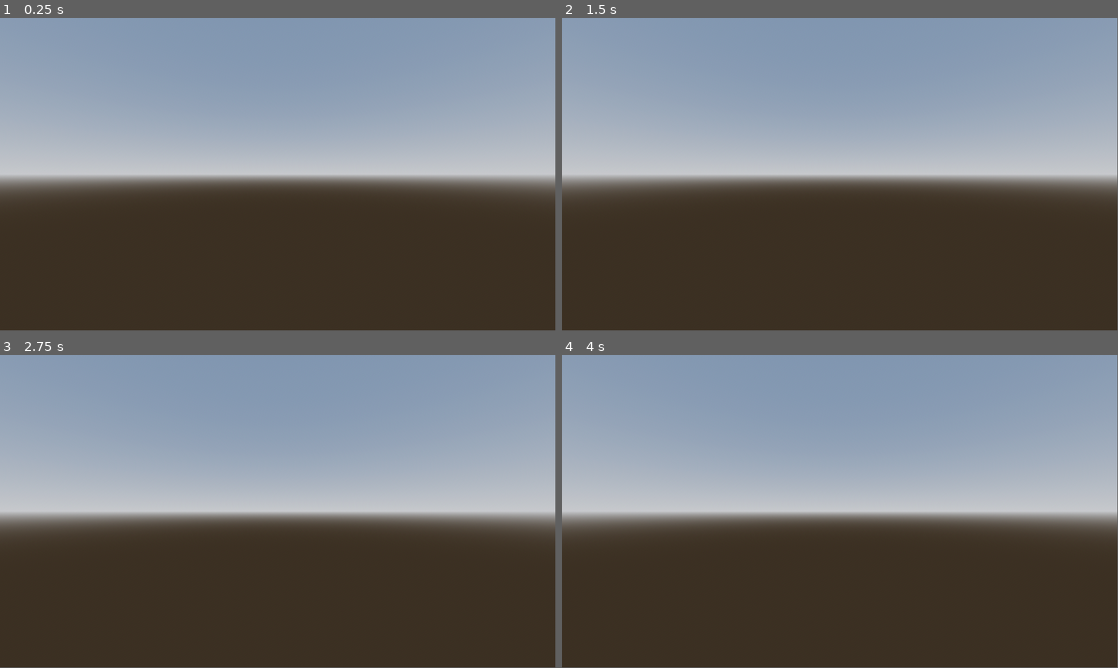
Above: before the commit, frames 1-4 (two rows, left to right).
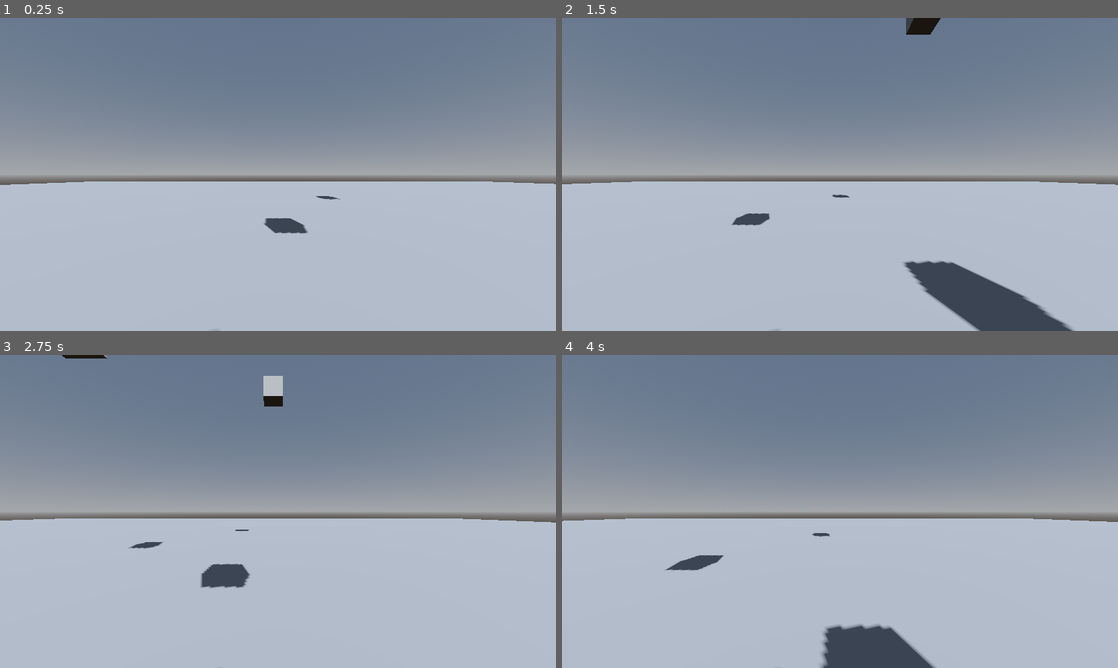
Above: after the commit, the same moments.

Repository: joeyvongphasouk/577-course-project
Game: Godot game, scene res://scenes/tutorial_level.tscn
Same seed, same stepped clock (60 frames per second), same inputs: the game is played once before the commit and once after it. Before the commit the project starts from res://scenes/game.tscn.
Inputs:
- Up to frame 1 (0.25 s): no input
- Up to frame 2 (1.5 s): tap Enter (ui_accept) at 0.5, 0.6, 0.77, 1.07, 1.35 s; hold D (move_right, bound only after the commit) 0.53-1.28 s; hold S (move_back, bound only after the commit) from 1.28 s (still down)
- Up to frame 3 (2.75 s): tap Enter (ui_accept) at 1.52, 1.82, 2.1 s; release S (move_back, bound only after the commit) at 2.03 s; hold D (move_right, bound only after the commit) from 2.03 s (still down)
- Up to frame 4 (4 s): release D (move_right, bound only after the commit) at 2.78 s; hold W (move_forward, bound only after the commit) 2.78-3.53 s; tap Enter (ui_accept) at 2.85, 3.02, 3.32, 3.6, 3.77 s; hold A (move_left, bound only after the commit) from 3.53 s (still down)
The window is 799x449 before the commit and 800x450 after it. Grey fills any space a smaller window leaves; there, only what the larger window draws over its background counts as a difference.

The runs differ from the first frame. In frame 1, 100% of the frame differs, in the area x 0-100%, y 0-100%; in frame 2, 100%; in frame 3, 100%; in frame 4, 100%.

Commit message:
added basic player movement

Diff:
--- a/project.godot
+++ b/project.godot
@@ -10,7 +10,40 @@
 
 [application]
 
-config/name="New Game Project"
-run/main_scene="res://scenes/game.tscn"
+config/name="Mandira"
+run/main_scene="res://scenes/tutorial_level.tscn"
 config/features=PackedStringArray("4.3", "Forward Plus")
 config/icon="res://icon.svg"
+
+[display]
+
+window/size/viewport_width=1280
+window/size/viewport_height=720
+
+[input]
+
+move_left={
+"deadzone": 0.5,
+"events": [Object(InputEventKey,"resource_local_to_scene":false,"resource_name":"","device":-1,"window_id":0,"alt_pressed":false,"shift_pressed":false,"ctrl_pressed":false,"meta_pressed":false,"pressed":false,"keycode":0,"physical_keycode":65,"key_label":0,"unicode":97,"location":0,"echo":false,"script":null)
+]
+}
+move_right={
+"deadzone": 0.5,
+"events": [Object(InputEventKey,"resource_local_to_scene":false,"resource_name":"","device":-1,"window_id":0,"alt_pressed":false,"shift_pressed":false,"ctrl_pressed":false,"meta_pressed":false,"pressed":false,"keycode":0,"physical_keycode":68,"key_label":0,"unicode":100,"location":0,"echo":false,"script":null)
+]
+}
+move_forward={
+"deadzone": 0.5,
+"events": [Object(InputEventKey,"resource_local_to_scene":false,"resource_name":"","device":-1,"window_id":0,"alt_pressed":false,"shift_pressed":false,"ctrl_pressed":false,"meta_pressed":false,"pressed":false,"keycode":0,"physical_keycode":87,"key_label":0,"unicode":119,"location":0,"echo":false,"script":null)
+]
+}
+move_back={
+"deadzone": 0.5,
+"events": [Object(InputEventKey,"resource_local_to_scene":false,"resource_name":"","device":-1,"window_id":0,"alt_pressed":false,"shift_pressed":false,"ctrl_pressed":false,"meta_pressed":false,"pressed":false,"keycode":0,"physical_keycode":83,"key_label":0,"unicode":115,"location":0,"echo":false,"script":null)
+]
+}
+jump={
+"deadzone": 0.5,
+"events": [Object(InputEventKey,"resource_local_to_scene":false,"resource_name":"","device":-1,"window_id":0,"alt_pressed":false,"shift_pressed":false,"ctrl_pressed":false,"meta_pressed":false,"pressed":false,"keycode":0,"physical_keycode":32,"key_label":0,"unicode":32,"location":0,"echo":false,"script":null)
+]
+}
--- /dev/null
+++ b/scenes/player.tscn
@@ -0,0 +1,26 @@
+[gd_scene load_steps=5 format=3 uid="uid://dkdw4ky2ef0l0"]
+
+[ext_resource type="Script" path="res://scripts/player.gd" id="1_rjqoc"]
+
+[sub_resource type="CapsuleShape3D" id="CapsuleShape3D_smimx"]
+
+[sub_resource type="StandardMaterial3D" id="StandardMaterial3D_nojab"]
+albedo_color = Color(0.970914, 0.648139, 0.111778, 1)
+
+[sub_resource type="CapsuleMesh" id="CapsuleMesh_5vhxq"]
+
+[node name="Player" type="CharacterBody3D"]
+transform = Transform3D(1, 0, 0, 0, 1, 0, 0, 0, 1, 0, 1.02108, 0)
+script = ExtResource("1_rjqoc")
+
+[node name="Pivot" type="Node3D" parent="."]
+
+[node name="CollisionShape3D" type="CollisionShape3D" parent="."]
+shape = SubResource("CapsuleShape3D_smimx")
+
+[node name="MeshInstance3D" type="MeshInstance3D" parent="."]
+material_override = SubResource("StandardMaterial3D_nojab")
+mesh = SubResource("CapsuleMesh_5vhxq")
+
+[node name="Camera3D" type="Camera3D" parent="."]
+transform = Transform3D(1, 0, 0, 0, 1, 0, 0, 0, 1, 0, 0.786717, 0)
--- /dev/null
+++ b/scenes/tutorial_level.tscn
@@ -0,0 +1,73 @@
+[gd_scene load_steps=9 format=3 uid="uid://dy4fgvyaugnii"]
+
+[ext_resource type="PackedScene" uid="uid://dkdw4ky2ef0l0" path="res://scenes/player.tscn" id="1_lu55d"]
+
+[sub_resource type="WorldBoundaryShape3D" id="WorldBoundaryShape3D_ytjev"]
+
+[sub_resource type="PlaneMesh" id="PlaneMesh_mcgwk"]
+size = Vector2(100, 100)
+
+[sub_resource type="BoxMesh" id="BoxMesh_vqbha"]
+
+[sub_resource type="ConcavePolygonShape3D" id="ConcavePolygonShape3D_iux7c"]
+data = PackedVector3Array(-0.5, 0.5, 0.5, 0.5, 0.5, 0.5, -0.5, -0.5, 0.5, 0.5, 0.5, 0.5, 0.5, -0.5, 0.5, -0.5, -0.5, 0.5, 0.5, 0.5, -0.5, -0.5, 0.5, -0.5, 0.5, -0.5, -0.5, -0.5, 0.5, -0.5, -0.5, -0.5, -0.5, 0.5, -0.5, -0.5, 0.5, 0.5, 0.5, 0.5, 0.5, -0.5, 0.5, -0.5, 0.5, 0.5, 0.5, -0.5, 0.5, -0.5, -0.5, 0.5, -0.5, 0.5, -0.5, 0.5, -0.5, -0.5, 0.5, 0.5, -0.5, -0.5, -0.5, -0.5, 0.5, 0.5, -0.5, -0.5, 0.5, -0.5, -0.5, -0.5, 0.5, 0.5, 0.5, -0.5, 0.5, 0.5, 0.5, 0.5, -0.5, -0.5, 0.5, 0.5, -0.5, 0.5, -0.5, 0.5, 0.5, -0.5, -0.5, -0.5, 0.5, 0.5, -0.5, 0.5, -0.5, -0.5, -0.5, 0.5, -0.5, 0.5, 0.5, -0.5, -0.5, -0.5, -0.5, -0.5)
+
+[sub_resource type="ProceduralSkyMaterial" id="ProceduralSkyMaterial_stf88"]
+
+[sub_resource type="Sky" id="Sky_8o5xr"]
+sky_material = SubResource("ProceduralSkyMaterial_stf88")
+
+[sub_resource type="Environment" id="Environment_vl41q"]
+background_mode = 2
+sky = SubResource("Sky_8o5xr")
+ambient_light_color = Color(0.76662, 0.76662, 0.76662, 1)
+
+[node name="Tutorial_Level" type="Node3D"]
+
+[node name="DirectionalLight3D" type="DirectionalLight3D" parent="."]
+transform = Transform3D(0.939693, -0.219846, 0.262003, 3.58692e-08, 0.766044, 0.642788, -0.34202, -0.604023, 0.719846, 0, 16.8921, 0)
+shadow_enabled = true
+
+[node name="Ground" type="StaticBody3D" parent="."]
+
+[node name="CollisionShape3D" type="CollisionShape3D" parent="Ground"]
+shape = SubResource("WorldBoundaryShape3D_ytjev")
+
+[node name="MeshInstance3D" type="MeshInstance3D" parent="Ground"]
+mesh = SubResource("PlaneMesh_mcgwk")
+
+[node name="StaticBody3D" type="StaticBody3D" parent="."]
+transform = Transform3D(1, 0, 0, 0, 1, 0, 0, 0, 1, 0, 6, 0)
+
+[node name="MeshInstance3D" type="MeshInstance3D" parent="StaticBody3D"]
+mesh = SubResource("BoxMesh_vqbha")
+
+[node name="CollisionShape3D" type="CollisionShape3D" parent="StaticBody3D"]
+shape = SubResource("ConcavePolygonShape3D_iux7c")
+
+[node name="StaticBody3D2" type="StaticBody3D" parent="."]
+transform = Transform3D(1, 0, 0, 0, 1, 0, 0, 0, 1, 5.7, 6.4, 5.6)
+
+[node name="MeshInstance3D" type="MeshInstance3D" parent="StaticBody3D2"]
+mesh = SubResource("BoxMesh_vqbha")
+
+[node name="CollisionShape3D" type="CollisionShape3D" parent="StaticBody3D2"]
+shape = SubResource("ConcavePolygonShape3D_iux7c")
+
+[node name="StaticBody3D3" type="StaticBody3D" parent="."]
+transform = Transform3D(1, 0, 0, 0, 1, 0, 0, 0, 1, 4.4, 8.1, -6.3)
+
+[node name="MeshInstance3D" type="MeshInstance3D" parent="StaticBody3D3"]
+mesh = SubResource("BoxMesh_vqbha")
+
+[node name="CollisionShape3D" type="CollisionShape3D" parent="StaticBody3D3"]
+shape = SubResource("ConcavePolygonShape3D_iux7c")
+
+[node name="WorldEnvironment" type="WorldEnvironment" parent="."]
+environment = SubResource("Environment_vl41q")
+
+[node name="RigidBody3D" type="RigidBody3D" parent="."]
+transform = Transform3D(1, 0, 0, 0, 1, 0, 0, 0, 1, 0, 2.44563, 0)
+
+[node name="Player" parent="." instance=ExtResource("1_lu55d")]
+transform = Transform3D(1, 0, 0, 0, 1, 0, 0, 0, 1, -2.6, 1.02108, 0.7)
--- /dev/null
+++ b/scripts/player.gd
@@ -0,0 +1,28 @@
+extends CharacterBody3D
+
+
+const SPEED = 5.0
+const JUMP_VELOCITY = 4.5
+
+
+func _physics_process(delta: float) -> void:
+	# Add the gravity.
+	if not is_on_floor():
+		velocity += get_gravity() * delta
+
+	# Handle jump.
+	if Input.is_action_just_pressed("ui_accept") and is_on_floor():
+		velocity.y = JUMP_VELOCITY
+
+	# Get the input direction and handle the movement/deceleration.
+	# As good practice, you should replace UI actions with custom gameplay actions.
+	var input_dir := Input.get_vector("move_left", "move_right", "move_forward", "move_back")
+	var direction := (transform.basis * Vector3(input_dir.x, 0, input_dir.y)).normalized()
+	if direction:
+		velocity.x = direction.x * SPEED
+		velocity.z = direction.z * SPEED
+	else:
+		velocity.x = move_toward(velocity.x, 0, SPEED)
+		velocity.z = move_toward(velocity.z, 0, SPEED)
+
+	move_and_slide()
